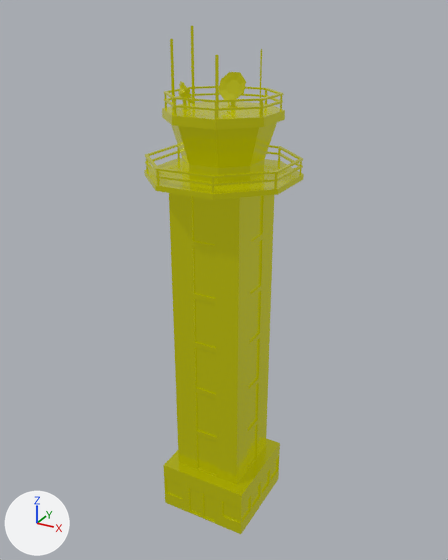
Renders of the glTF model public/models/control-tower.glb from each side of a commit.
Rendered twice from a 50 mm camera at (16.9, -30.6, 31.9) aimed at (-0.1, 0.4, 16.4). The axes (+X, +Y, +Z) are drawn at lower left. The lights are the same throughout. Where no turn or scale is listed for an object, it has been applied to the vertices.

The scene before the commit, as lines of its bpy script (objects in view):
```python
me_control_tower = bpy.data.meshes.new('control-tower')
me_control_tower.from_pydata(...)  # 874 vertices, 1592 faces; spans x -4.2..4.2, y -4.2..4.2, z 0.0..31.0
me_control_tower.materials.append(mat_lowpoly_colors)
ob_control_tower = bpy.data.objects.new('control-tower', me_control_tower)
ob_control_tower.location = (0.0, 0.0, 0.0)
```
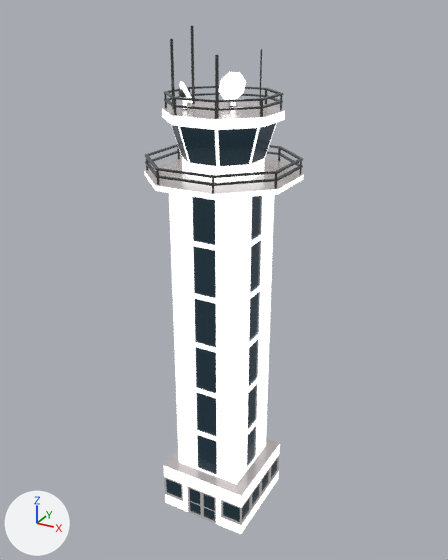
Pixel boxes [x1, y1, x2, y2] of what changed, in the pictures (448 x 560 px):
'control-tower', recoloured (yellow to white): [144, 26, 304, 534] in both

What the commit changed:
Picture 'base' (img_base) is new.
Material 'LOWPOLY-COLORS.001' (mat_lowpoly_colors_001) is new.
Uses the picture img_base.
me_control_tower has 874 vertices, 1592 faces and spans x -4.2..4.2, y -4.2..4.2, z 0.0..31.0.
me_control_tower no longer uses material mat_lowpoly_colors.
me_control_tower now uses material mat_lowpoly_colors_001.
